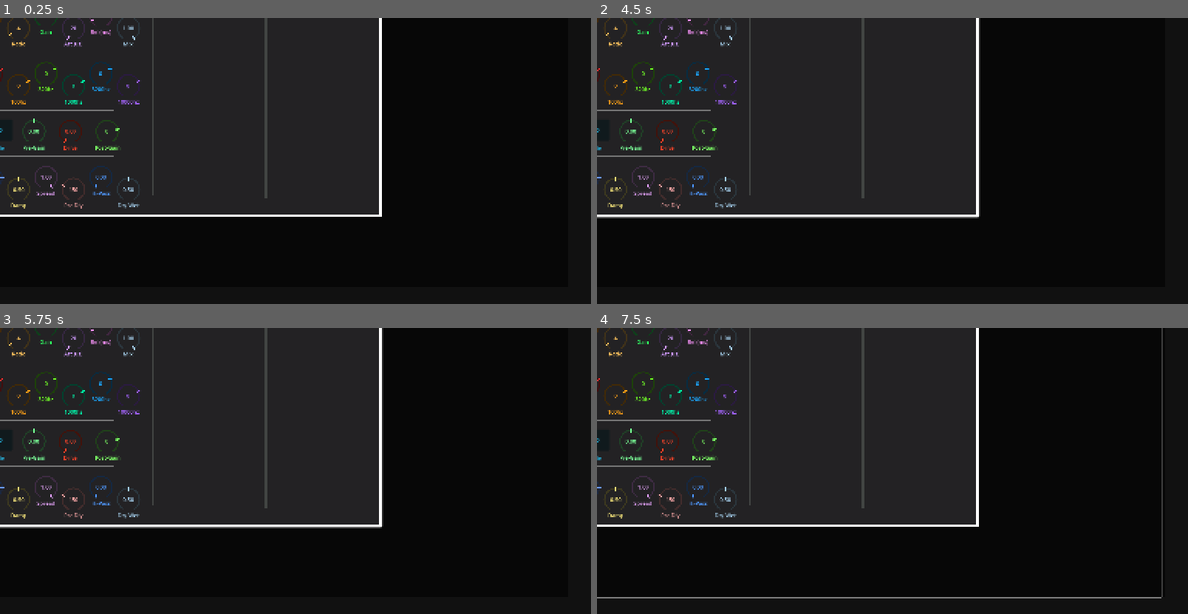
Above: before the commit, frames 1-4 (two rows, left to right).
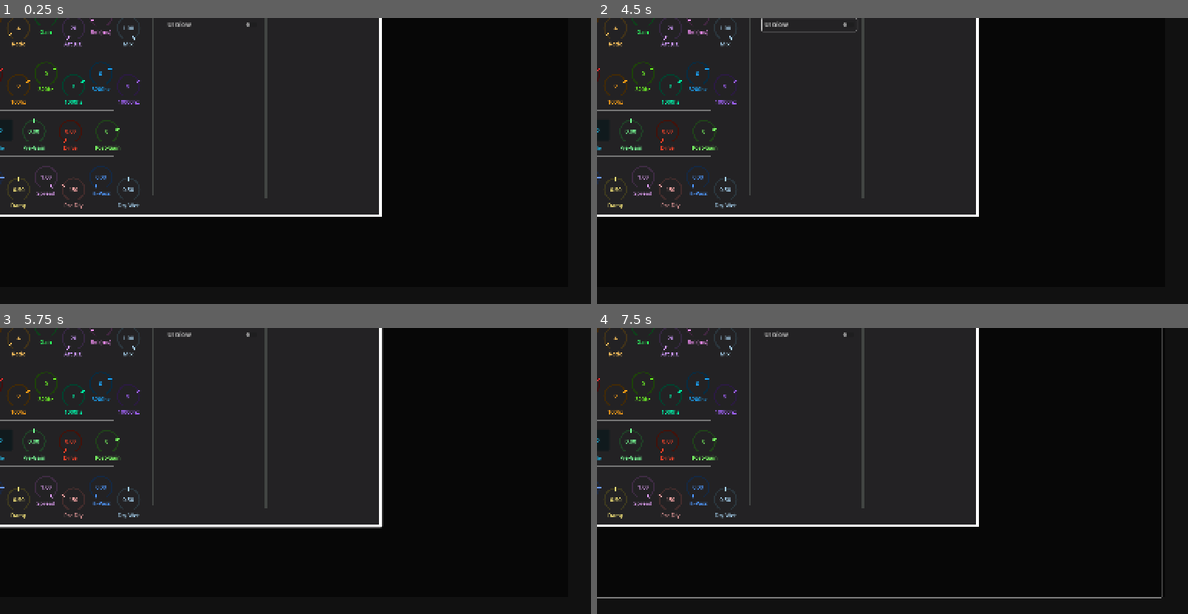
Above: after the commit, the same moments.

Repository: JulienToumieh/bsteppr
Game: Godot game, scene res://scenes/settings_popup.tscn
Two runs of this game, one before a commit and one after it. Both use one fixed random seed, a clock stepped at 60 frames per second and the inputs below. This scene is started directly instead of the project's main scene.
Inputs (mouse positions are in pixels of both pictures, inside the frame that each line leads up to):
- Up to frame 1 (0.25 s): no input
- Up to frame 2 (4.5 s): click (809, 23) at 0.5 s, where only the run after the commit has a clickable "UI Glow"; click (750, 92) at 1.25 s; click (614, 32) at 2.02 s; click (750, 92) at 2.75 s; click (614, 32) at 3.52 s; click (809, 23) at 4.25 s, where only the run after the commit has a clickable "UI Glow"
- Up to frame 3 (5.75 s): click (153, 402) at 5 s
- Up to frame 4 (7.5 s): click (614, 342) at 5.77 s; click (809, 333) at 6.5 s, where only the run after the commit has a clickable "UI Glow"; tap Enter at 7.25 s; move the mouse to (1022, 456) at 7.27 s; tap Mouse wheel down (scroll_down) at 7.35 s; click (1022, 456) at 7.42 s

The runs differ from the first frame. In frame 1, less than 0.1% of the frame differs, in the area x 28-43%, y 1-4%; in frame 2, 0.7%, in the area x 0-65%, y 0-71%; in frame 3, less than 0.1%; in frame 4, less than 0.1%.

Commit message:
Added BG and Text theme options

Diff:
--- a/Globals.gd
+++ b/Globals.gd
@@ -86,7 +86,8 @@
 	"oddBeat": "181818",
 	"evenBeat": "232323",
 	"playButton": "29ff88",
-	"background": "111111"
+	"background": "111111",
+	"text": "FFFFFF"
 }
 
 var themeName = "default"
@@ -113,6 +114,8 @@
 var bpm = 120
 var swing = 0
 var timer : Timer
+
+var glowFX = false
 
 var data_path = "user:/"
 var autoSaveConf = false
@@ -410,7 +413,8 @@
 		"countin": countIn,
 		"countinval": countInVal,
 		"colorTheme": colorTheme,
-		"themeName": themeName
+		"themeName": themeName,
+		"glowFX": glowFX
 	}
 
 	save_file.store_line(JSON.stringify(data))
@@ -440,6 +444,7 @@
 		countInVal = data["countinval"]
 		colorTheme = data["colorTheme"]
 		themeName = data["themeName"]
+		glowFX = data["glowFX"]
 
 		loadInstruments(data["kit"])
 		activeBeat = beat[activeLoop]
--- a/main.gd
+++ b/main.gd
@@ -22,6 +22,11 @@
 	get_node("UIButtons").modulate = Color(colorTheme.get("UIIcons"))
 	get_node("BarIndicator").modulate = Color(colorTheme.get("barIndicators"))
 	get_node("PlayPauseButton/Play").modulate = Color(colorTheme.get("playButton"))
+	$TempoDisp/Tempo.modulate = Color(colorTheme.get("text"))
+	$TempoDisp/Swing.modulate = Color(colorTheme.get("text"))
+
+	$WorldEnvironment.environment.glow_enabled = Globals.glowFX
+
 
 func updateBarIndicator():
 	get_node("BarIndicator/b1").modulate.a = 0.3
--- a/main.tscn
+++ b/main.tscn
@@ -13,6 +13,11 @@
 [sub_resource type="StyleBoxEmpty" id="StyleBoxEmpty_xcn34"]
 
 [sub_resource type="StyleBoxEmpty" id="StyleBoxEmpty_58uxl"]
+
+[sub_resource type="Environment" id="Environment_kek77"]
+background_mode = 3
+glow_enabled = true
+glow_bloom = 0.53
 
 [node name="Main" type="Node2D"]
 script = ExtResource("1_3c72v")
@@ -150,6 +155,9 @@
 scale = Vector2(24, 7.99999)
 texture = ExtResource("9_7kt5k")
 
+[node name="WorldEnvironment" type="WorldEnvironment" parent="."]
+environment = SubResource("Environment_kek77")
+
 [connection signal="pressed" from="PlayPauseButton" to="." method="_on_play_pause_button_pressed"]
 [connection signal="pressed" from="TempoDisp/TempoButton" to="." method="_on_tempo_button_pressed"]
 [connection signal="pressed" from="UIButtons/BDrumKit" to="." method="_on_b_drum_kit_pressed"]
--- a/scenes/settings_popup.gd
+++ b/scenes/settings_popup.gd
@@ -17,6 +17,8 @@
 	position = get_viewport().get_size() / 2
 	Globals.connect("update_ui", Callable(self, "_on_update_ui"))
 	Globals.updateUI()
+
+	$Settings/bGlowFX.button_pressed = Globals.glowFX
 
 	themeNames = Globals.getDataFileNames(Globals.data_path + "/Themes/")
 	var selectedThemeID = 0
@@ -81,3 +83,8 @@
 func _on_theme_dropdown_item_selected(index):
 	print(themeNames[index])
 	Globals.loadTheme(themeNames[index])
+
+
+func _on_b_bloom_fx_pressed():
+	Globals.glowFX = not Globals.glowFX
+	Globals.updateUI()
--- a/scenes/settings_popup.tscn
+++ b/scenes/settings_popup.tscn
@@ -394,6 +394,13 @@
 text = "Theme"
 vertical_alignment = 1
 
+[node name="bGlowFX" type="CheckButton" parent="Settings"]
+offset_left = 32.0
+offset_top = -192.0
+offset_right = 280.0
+offset_bottom = -160.0
+text = "UI Glow"
+
 [connection signal="pressed" from="ClosePopup" to="." method="_on_close_popup_pressed"]
 [connection signal="pressed" from="Compressor/bComp" to="." method="_on_b_comp_pressed"]
 [connection signal="pressed" from="Distortion/bDist" to="." method="_on_b_dist_pressed"]
@@ -403,3 +410,4 @@
 [connection signal="pressed" from="bResetFX" to="." method="_on_b_reset_fx_pressed"]
 [connection signal="toggled" from="Settings/bCountIn" to="." method="_on_b_count_in_toggled"]
 [connection signal="item_selected" from="Settings/ThemeDropdown" to="." method="_on_theme_dropdown_item_selected"]
+[connection signal="pressed" from="Settings/bGlowFX" to="." method="_on_b_bloom_fx_pressed"]
Not shown: 1 places in main.tscn that only renumber resources
